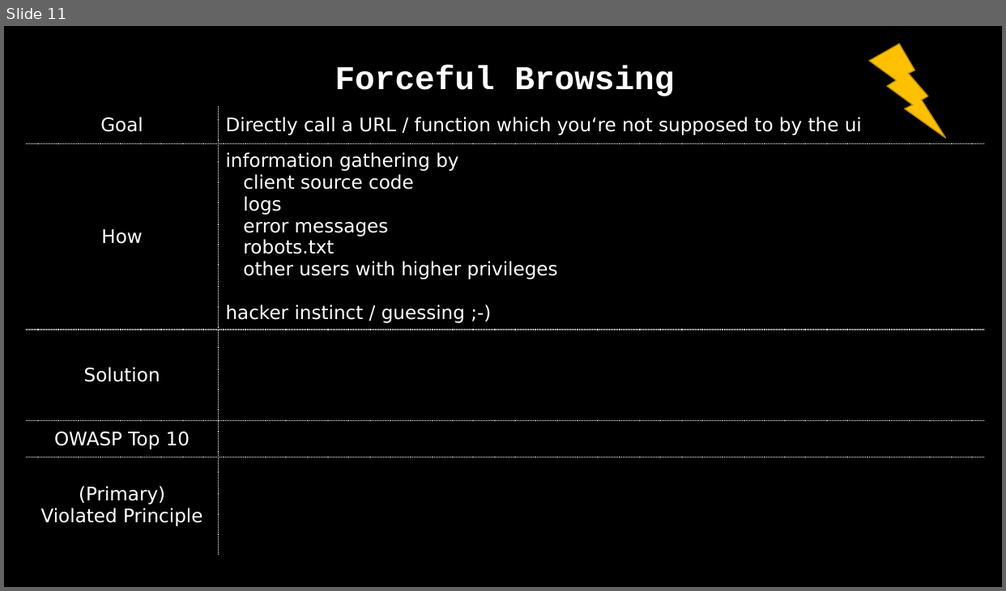
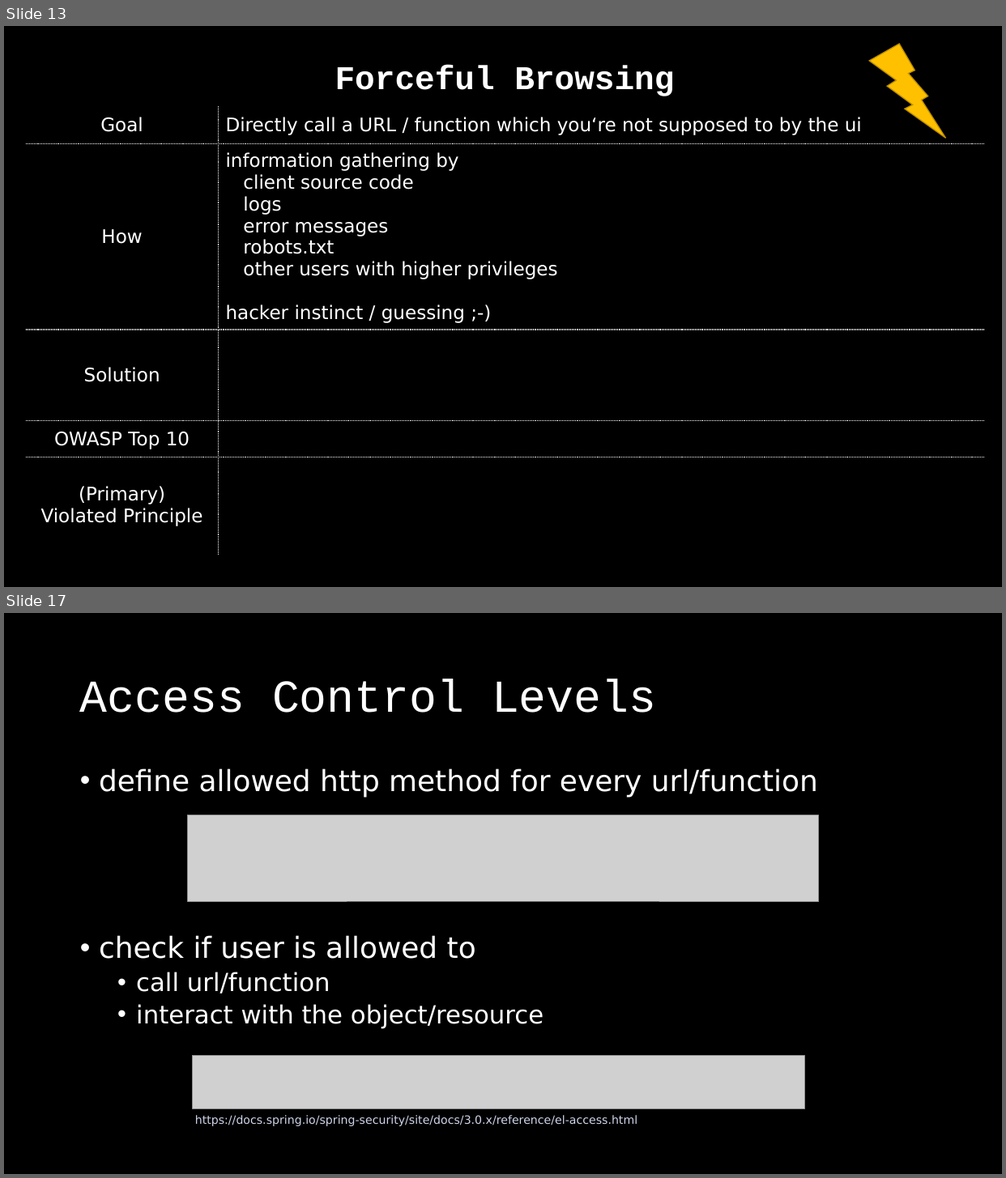
Before and after one commit to dschwarz91/websec-lecture, a slide deck: slides/5_Authorization.pptx. Shown one above the other, each under a label of ours: slide 11 before the commit, slides 13 and 17 after it; the slides between them are not shown. The pictures are 1006x591 and 1006x1178 pixels, drawn with LibreOffice and Linux fonts; fonts in the diff are those of the drawing; grey boxes stand for pictures. Boxes give left, top, right and bottom in pixels: in the first picture for what was removed or moved away, otherwise in the second. Text is boxed around its words. In the diff, an @@ line names an element or a change of style, - is before the commit and + after.

Commit message:
removed IDOR as a separate vulnerability and merged it in forceful browsing. Added some details for authorization checks.

```diff
--- a/slides/5_Authorization.pptx
+++ b/slides/5_Authorization.pptx
@@ slide 17 added at (x1=4, y1=613, x2=1002, y2=1174), background #000000 @@
@@ title added at (x1=80, y1=679, x2=656, y2=713), 44 pt, text #FFFFFF @@
+Access Control Levels
@@ text added at (x1=99, y1=769, x2=818, y2=1029), 28 pt, text #FFFFFF @@
+• define allowed http method for every url/function
+• check if user is allowed to
+  • call url/function
+  • interact with the object/resource
@@ picture added at (x1=187, y1=815, x2=818, y2=902) @@
@@ picture added at (x1=193, y1=1055, x2=804, y2=1110) @@
@@ text added at (x1=195, y1=1115, x2=637, y2=1127), 11 pt, text #CFD5EA @@
+https://docs.spring.io/spring-security/site/docs/3.0.x/reference/el-access.html
@@ what was slide 11 is now slide 13 @@
```
Also in this commit, not shown: 13 slides changed, 8 other slides added.
